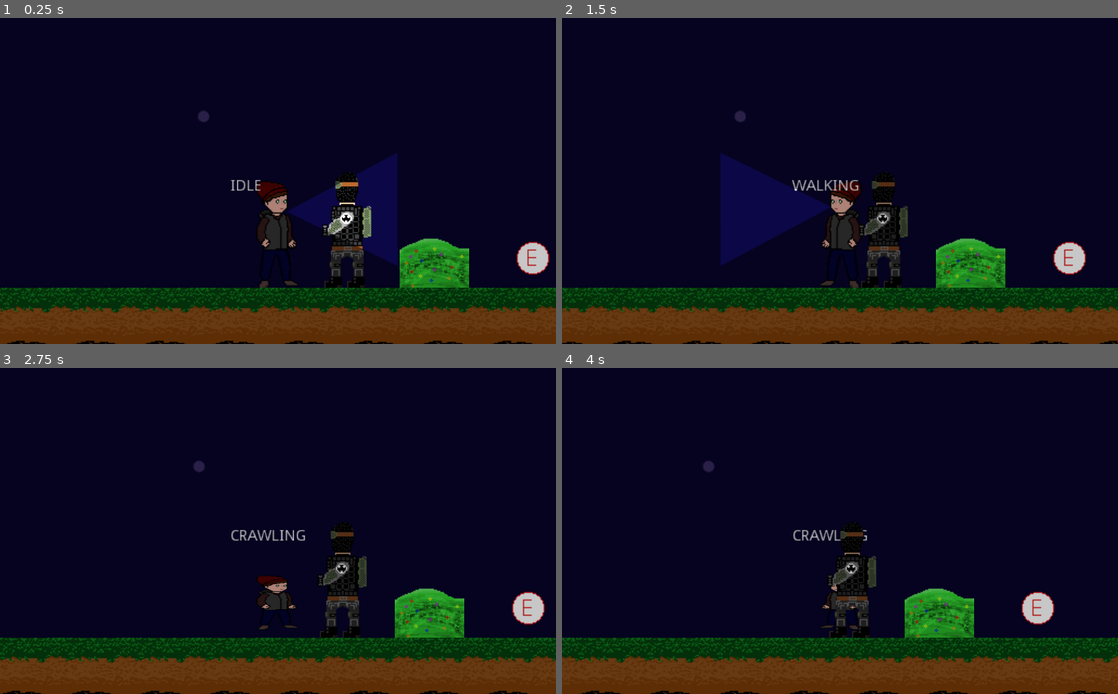
Above: before the commit, frames 1-4 (two rows, left to right).
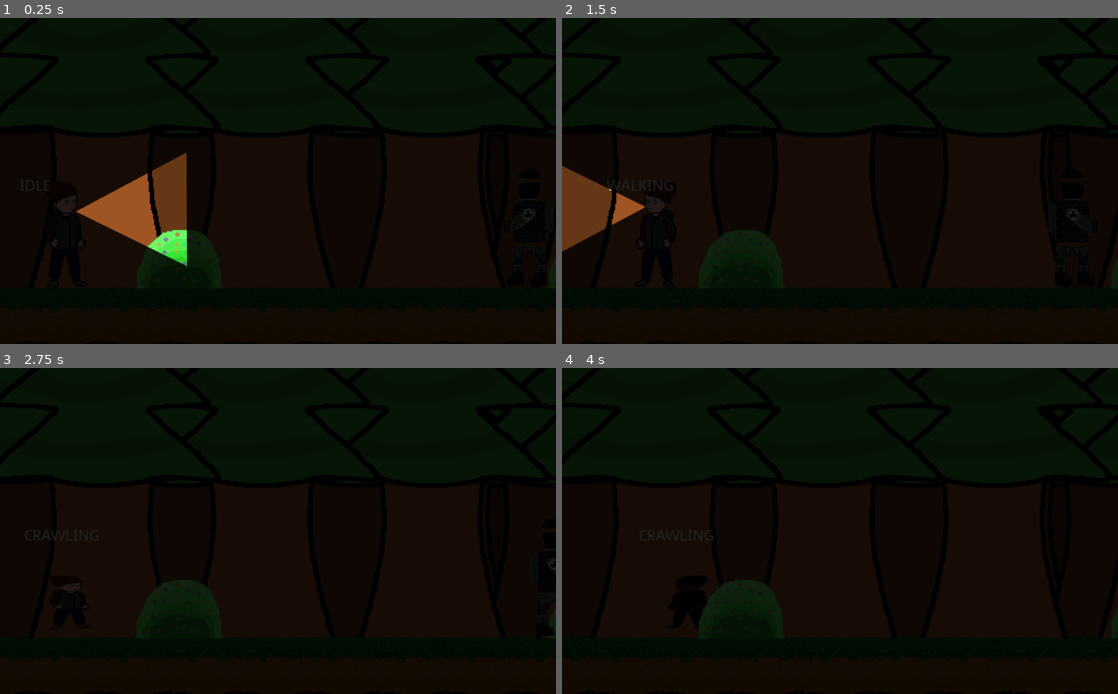
Above: after the commit, the same moments.

Repository: Cpt-Barbosa/Projet-S4-IUT-DIJON
Game: Godot game, scene res://scenes/Zone_2_Entree.tscn
The game is run twice, just before and just after one commit, with the same random seed, the same clock (stepped at 60 frames per second) and the same inputs.
Inputs:
- Up to frame 1 (0.25 s): no input
- Up to frame 2 (1.5 s): tap Enter at 0.5 s; hold D (move_right) 0.53-1.28 s; hold Shift (crouch) 0.53-1.28 s; hold Q (move_left) from 1.28 s (still down); tap Shift (crouch) at 1.35 s
- Up to frame 3 (2.75 s): release Q (move_left) at 2.03 s; hold D (move_right) from 2.03 s (still down); hold Shift (crouch) from 2.03 s (still down); tap F (flashlight) at 2.1 s
- Up to frame 4 (4 s): release Shift (crouch) at 2.78 s; tap E (interact) at 2.85 s; tap Shift (crouch) at 3.05 s; release D (move_right) at 3.53 s; hold Q (move_left) from 3.53 s (still down); hold Shift (crouch) from 3.53 s (still down)

The runs differ from the first frame. In frame 1, 97% of the frame differs, in the area x 0-100%, y 0-100%; in frame 2, 97%; in frame 3, 97%; in frame 4, 98%.

Commit message:
Ajout garde
Mouvement du garde, vision, tuage de joueur

Diff:
--- a/project.godot
+++ b/project.godot
@@ -26,7 +26,7 @@
 
 [application]
 
-config/name="Placeholder"
+config/name="MAIN PROJECT"
 run/main_scene="res://scenes/Zone_2_Entree.tscn"
 config/icon="res://icon.png"
 
@@ -64,6 +64,12 @@
  ]
 }
 
+[layer_names]
+
+2d_physics/layer_1="Joueur"
+2d_physics/layer_2="Environment"
+2d_physics/layer_3="Garde"
+
 [physics]
 
 common/enable_pause_aware_picking=true
--- /dev/null
+++ b/scenes/Cachette.tscn
@@ -0,0 +1,17 @@
+[gd_scene load_steps=3 format=2]
+
+[ext_resource path="res://sprites/Niveau/Buisson2.png" type="Texture" id=1]
+
+[sub_resource type="CircleShape2D" id=4]
+radius = 40.05
+
+[node name="Cachette" type="Area2D"]
+position = Vector2( 155, 543 )
+
+[node name="CollisionShape2D" type="CollisionShape2D" parent="."]
+shape = SubResource( 4 )
+
+[node name="Sprite" type="Sprite" parent="."]
+position = Vector2( -2, -5.49999 )
+scale = Vector2( 1.3125, 1.17187 )
+texture = ExtResource( 1 )
--- /dev/null
+++ b/scenes/Garde.tscn
@@ -0,0 +1,33 @@
+[gd_scene load_steps=5 format=2]
+
+[ext_resource path="res://sprites/Garde/Garde_imo.png" type="Texture" id=1]
+[ext_resource path="res://scripts/Garde.gd" type="Script" id=2]
+[ext_resource path="res://scripts/GardeStateMachine.gd" type="Script" id=3]
+
+[sub_resource type="CapsuleShape2D" id=1]
+radius = 19.0
+height = 72.0
+
+[node name="Garde" type="KinematicBody2D"]
+collision_layer = 4
+collision_mask = 2
+script = ExtResource( 2 )
+
+[node name="GardeStateMachine" type="Node" parent="."]
+script = ExtResource( 3 )
+
+[node name="CollisionShape2D" type="CollisionShape2D" parent="."]
+shape = SubResource( 1 )
+
+[node name="Sprite" type="Sprite" parent="."]
+texture = ExtResource( 1 )
+
+[node name="Sight" type="Area2D" parent="."]
+
+[node name="CollisionPolygon2D" type="CollisionPolygon2D" parent="Sight"]
+position = Vector2( -13, -26 )
+scale = Vector2( 1.25231, 1.1309 )
+polygon = PoolVector2Array( 23.1571, 13.2638, -190.049, 70.7401, -190.847, -36.2544 )
+
+[connection signal="body_entered" from="Sight" to="." method="_on_Sight_body_entered"]
+[connection signal="body_exited" from="Sight" to="." method="_on_Sight_body_exited"]
--- a/scenes/Player.tscn
+++ b/scenes/Player.tscn
@@ -16,6 +16,7 @@
 height = 34.0
 
 [node name="Joueur" type="KinematicBody2D"]
+collision_mask = 2
 script = ExtResource( 2 )
 
 [node name="bacground test" type="Sprite" parent="."]
--- a/scenes/Zone_1_Dehors.tscn
+++ b/scenes/Zone_1_Dehors.tscn
@@ -1,10 +1,41 @@
-[gd_scene load_steps=11 format=2]
+[gd_scene load_steps=14 format=2]
 
 [ext_resource path="res://sprites/Niveau/Caisse1.png" type="Texture" id=1]
 [ext_resource path="res://scenes/Player.tscn" type="PackedScene" id=3]
 [ext_resource path="res://scenes/interractioncaisse.tscn" type="PackedScene" id=4]
 [ext_resource path="res://sprites/Niveau/sol0.png" type="Texture" id=5]
-[ext_resource path="res://sprites/Niveau/Arbre_1.png" type="Texture" id=6]
+[ext_resource path="res://sprites/Niveau/grillage.png" type="Texture" id=6]
+[ext_resource path="res://sprites/Niveau/grillage_coupe.png" type="Texture" id=7]
+
+[sub_resource type="TileSet" id=8]
+0/name = "grillage.png 0"
+0/texture = ExtResource( 6 )
+0/tex_offset = Vector2( 0, 0 )
+0/modulate = Color( 1, 1, 1, 1 )
+0/region = Rect2( 0, 0, 64, 64 )
+0/tile_mode = 0
+0/occluder_offset = Vector2( 0, 0 )
+0/navigation_offset = Vector2( 0, 0 )
+0/shape_offset = Vector2( 0, 0 )
+0/shape_transform = Transform2D( 1, 0, 0, 1, 0, 0 )
+0/shape_one_way = false
+0/shape_one_way_margin = 0.0
+0/shapes = [  ]
+0/z_index = 0
+1/name = "grillage_coupe.png 1"
+1/texture = ExtResource( 7 )
+1/tex_offset = Vector2( 0, 0 )
+1/modulate = Color( 1, 1, 1, 1 )
+1/region = Rect2( 0, 0, 64, 64 )
+1/tile_mode = 0
+1/occluder_offset = Vector2( 0, 0 )
+1/navigation_offset = Vector2( 0, 0 )
+1/shape_offset = Vector2( 0, 0 )
+1/shape_transform = Transform2D( 1, 0, 0, 1, 0, 0 )
+1/shape_one_way = false
+1/shape_one_way_margin = 0.0
+1/shapes = [  ]
+1/z_index = 0
 
 [sub_resource type="Animation" id=8]
 length = 0.001
@@ -79,29 +110,10 @@
 
 [node name="tuto_caisse" type="Node2D"]
 
-[node name="Sprite" type="Sprite" parent="."]
-position = Vector2( 448, 443 )
-texture = ExtResource( 6 )
-
-[node name="Sprite2" type="Sprite" parent="."]
-position = Vector2( 310, 443 )
-texture = ExtResource( 6 )
-
-[node name="Sprite3" type="Sprite" parent="."]
-position = Vector2( 886, 440 )
-texture = ExtResource( 6 )
-
-[node name="Sprite4" type="Sprite" parent="."]
-position = Vector2( 586, 449 )
-texture = ExtResource( 6 )
-
-[node name="Sprite5" type="Sprite" parent="."]
-position = Vector2( 183, 441 )
-texture = ExtResource( 6 )
-
-[node name="Sprite6" type="Sprite" parent="."]
-position = Vector2( 738, 446 )
-texture = ExtResource( 6 )
+[node name="TileMap" type="TileMap" parent="."]
+tile_set = SubResource( 8 )
+format = 1
+tile_data = PoolIntArray( 458752, 0, 0, 458753, 0, 0, 458754, 0, 0, 458755, 0, 0, 458756, 0, 0, 458757, 0, 0, 458758, 0, 0, 458759, 0, 0, 458760, 0, 0, 458761, 0, 0, 458762, 0, 0, 524288, 0, 0, 524289, 0, 0, 524290, 0, 0, 524291, 0, 0, 524292, 1, 0, 524293, 0, 0, 524294, 0, 0, 524295, 0, 0, 524296, 0, 0, 524297, 0, 0, 524298, 0, 0 )
 
 [node name="interractioncaisse" parent="." instance=ExtResource( 4 )]
 position = Vector2( 307, 550 )
--- a/scenes/Zone_2_Entree.tscn
+++ b/scenes/Zone_2_Entree.tscn
@@ -1,28 +1,12 @@
-[gd_scene load_steps=20 format=2]
+[gd_scene load_steps=16 format=2]
 
 [ext_resource path="res://sprites/Niveau/sol0.png" type="Texture" id=1]
-[ext_resource path="res://sprites/Niveau/fond-etoiles.png" type="Texture" id=2]
+[ext_resource path="res://scenes/Garde.tscn" type="PackedScene" id=2]
 [ext_resource path="res://sprites/Niveau/Lampadaire.png" type="Texture" id=3]
-[ext_resource path="res://sprites/Niveau/Buisson2.png" type="Texture" id=4]
-[ext_resource path="res://sprites/sprite_garde.png" type="Texture" id=5]
-[ext_resource path="res://sprites/Niveau/fond-couleur.png" type="Texture" id=6]
+[ext_resource path="res://scenes/Cachette.tscn" type="PackedScene" id=4]
+[ext_resource path="res://sprites/Niveau/fondtest.png" type="Texture" id=5]
 [ext_resource path="res://scenes/Player.tscn" type="PackedScene" id=7]
-[ext_resource path="res://scenes/ObjetTest.tscn" type="PackedScene" id=8]
 [ext_resource path="res://scenes/ObjetPorte.tscn" type="PackedScene" id=9]
-[ext_resource path="res://scripts/TestGarde.gd" type="Script" id=10]
-
-[sub_resource type="RectangleShape2D" id=2]
-extents = Vector2( 506.75, 10 )
-
-[sub_resource type="RectangleShape2D" id=3]
-extents = Vector2( 107.5, 10 )
-
-[sub_resource type="CapsuleShape2D" id=5]
-radius = 21.0
-height = 66.0
-
-[sub_resource type="CircleShape2D" id=4]
-radius = 40.05
 
 [sub_resource type="ConvexPolygonShape2D" id=6]
 points = PoolVector2Array( 0, 0, 64, 0, 64, 64, 0, 64 )
@@ -50,6 +34,15 @@
 } ]
 0/z_index = 0
 
+[sub_resource type="RectangleShape2D" id=11]
+extents = Vector2( 10, 305 )
+
+[sub_resource type="RectangleShape2D" id=2]
+extents = Vector2( 305, 10 )
+
+[sub_resource type="RectangleShape2D" id=3]
+extents = Vector2( 107.5, 10 )
+
 [sub_resource type="AtlasTexture" id=8]
 flags = 4
 atlas = ExtResource( 3 )
@@ -70,71 +63,69 @@
 
 [node name="Level" type="Node2D"]
 
-[node name="background" type="Sprite" parent="."]
-position = Vector2( 513, 313.5 )
-scale = Vector2( 1.31, 1.095 )
-texture = ExtResource( 6 )
+[node name="Fondtest" type="Sprite" parent="."]
+position = Vector2( 469, 130 )
+texture = ExtResource( 5 )
 
 [node name="Ambience" type="CanvasModulate" parent="."]
 z_index = -1
-color = Color( 0.784314, 0.784314, 0.784314, 1 )
+color = Color( 0.156863, 0.156863, 0.156863, 1 )
 
-[node name="ObjetTest" parent="." instance=ExtResource( 8 )]
-position = Vector2( 562, 549 )
+[node name="sol" type="TileMap" parent="."]
+tile_set = SubResource( 7 )
+collision_layer = 2
+collision_mask = 0
+format = 1
+tile_data = PoolIntArray( 655355, 0, 0, 655356, 0, 0, 655357, 0, 0, 655358, 0, 0, 655359, 0, 0, 589824, 0, 0, 589825, 0, 0, 589826, 0, 0, 589827, 0, 0, 589828, 0, 0, 589829, 0, 0, 589830, 0, 0, 589831, 0, 0, 589832, 0, 0, 589833, 0, 0, 589834, 0, 0, 589835, 0, 0, 589836, 0, 0, 589837, 0, 0, 589838, 0, 0, 589839, 0, 0, 589840, 0, 0, 589841, 0, 0, 589842, 0, 0, 589843, 0, 0, 589844, 0, 0, 589845, 0, 0, 589846, 0, 0, 589847, 0, 0, 589848, 0, 0, 589849, 0, 0, 589850, 0, 0, 589851, 0, 0, 589852, 0, 0, 589853, 0, 0, 589854, 0, 0, 589855, 0, 0, 589856, 0, 0, 589857, 0, 0, 589858, 0, 0, 589859, 0, 0, 589860, 0, 0, 589861, 0, 0, 589862, 0, 0, 589863, 0, 0, 589864, 0, 0, 589865, 0, 0, 589866, 0, 0, 589867, 0, 0, 589868, 0, 0, 589869, 0, 0, 589870, 0, 0, 589871, 0, 0, 589872, 0, 0, 589873, 0, 0 )
 
-[node name="ObjetPorte" parent="." instance=ExtResource( 9 )]
-position = Vector2( 839, 549 )
+[node name="LeftWall" type="StaticBody2D" parent="."]
+
+[node name="CollisionShape2D" type="CollisionShape2D" parent="LeftWall"]
+position = Vector2( 0, 295 )
+shape = SubResource( 11 )
 
 [node name="Wall" type="StaticBody2D" parent="."]
+position = Vector2( 1800, 183 )
+collision_layer = 2
+collision_mask = 0
 
 [node name="CollisionShape2D" type="CollisionShape2D" parent="Wall"]
-position = Vector2( 865, 1.25002 )
+position = Vector2( 1.50002, 1.00001 )
 rotation = 1.5708
 shape = SubResource( 2 )
 
 [node name="Porte" type="StaticBody2D" parent="."]
-position = Vector2( 868, 472 )
+position = Vector2( 1803, 485 )
 rotation = 1.5938
+collision_layer = 2
+collision_mask = 0
 
 [node name="CollisionShape2D" type="CollisionShape2D" parent="Porte"]
 position = Vector2( -1, 0 )
 shape = SubResource( 3 )
 
+[node name="ObjetPorte" parent="." instance=ExtResource( 9 )]
+position = Vector2( 1770, 556 )
+
 [node name="Joueur" parent="." instance=ExtResource( 7 )]
-position = Vector2( 327, 531 )
+position = Vector2( 62, 531 )
 run_speed = 100
 crawl_speed = 50
 g = 98
 
-[node name="GardeEx" type="KinematicBody2D" parent="."]
-position = Vector2( 386, 514 )
-script = ExtResource( 10 )
+[node name="Cachette" parent="." instance=ExtResource( 4 )]
+position = Vector2( 166, 545 )
 
-[node name="CollisionShape2D" type="CollisionShape2D" parent="GardeEx"]
-position = Vector2( 3, 12 )
-shape = SubResource( 5 )
-disabled = true
+[node name="Cachette2" parent="." instance=ExtResource( 4 )]
+position = Vector2( 546, 545 )
 
-[node name="Sprite" type="Sprite" parent="GardeEx"]
-texture = ExtResource( 5 )
+[node name="Cachette3" parent="." instance=ExtResource( 4 )]
+position = Vector2( 903, 545 )
 
-[node name="BuissonEx" type="Area2D" parent="."]
-position = Vector2( 471, 549 )
-
-[node name="CollisionShape2D" type="CollisionShape2D" parent="BuissonEx"]
-shape = SubResource( 4 )
-
-[node name="Sprite" type="Sprite" parent="BuissonEx"]
-texture = ExtResource( 4 )
-
-[node name="etoile" type="Sprite" parent="."]
-position = Vector2( 259, 419 )
-texture = ExtResource( 2 )
-
-[node name="sol" type="TileMap" parent="."]
-tile_set = SubResource( 7 )
-format = 1
-tile_data = PoolIntArray( 589824, 0, 0, 589825, 0, 0, 589826, 0, 0, 589827, 0, 0, 589828, 0, 0, 589829, 0, 0, 589830, 0, 0, 589831, 0, 0, 589832, 0, 0, 589833, 0, 0, 589834, 0, 0, 589835, 0, 0, 589836, 0, 0, 589837, 0, 0, 589838, 0, 0, 589839, 0, 0 )
+[node name="Garde" parent="." instance=ExtResource( 2 )]
+position = Vector2( 495, 520 )
+min_x = 459
+max_x = 712
 
 [node name="Lampadaire" type="AnimatedSprite" parent="."]
 position = Vector2( 712, 448 )
@@ -142,5 +133,9 @@
 speed_scale = 0.2
 playing = true
 
-[connection signal="body_entered" from="BuissonEx" to="Joueur" method="can_hide"]
-[connection signal="body_exited" from="BuissonEx" to="Joueur" method="cannot_hide"]
+[connection signal="body_entered" from="Cachette" to="Joueur" method="can_hide"]
+[connection signal="body_exited" from="Cachette" to="Joueur" method="cannot_hide"]
+[connection signal="body_entered" from="Cachette2" to="Joueur" method="can_hide"]
+[connection signal="body_exited" from="Cachette2" to="Joueur" method="cannot_hide"]
+[connection signal="body_entered" from="Cachette3" to="Joueur" method="can_hide"]
+[connection signal="body_exited" from="Cachette3" to="Joueur" method="cannot_hide"]
--- /dev/null
+++ b/scripts/Garde.gd
@@ -0,0 +1,48 @@
+extends KinematicBody2D
+
+onready var player = get_parent().get_node("Joueur")
+
+var velocity = Vector2.ZERO
+var speed = 32
+
+#si le joueur est dans la zone de vision du garde
+var in_range=false
+#
+var see_player=false
+#si le garde bouge vers la gauche
+var is_moving_left=true
+
+#compteur pour le nombre de tour que fait le garde
+var i = 0
+#position minimale du garde en x il change de sens après avoir atteint cette position
+export var min_x=0
+#même chose mais max
+export var max_x=100
+#nombre max de tour que fait le garde avant de se stopper
+export var max_tour=2
+#temps que le garde reste sans bouger (TO-DO)
+export var stop_time=2
+
+func apply_movement():
+	velocity.x=-speed if is_moving_left else speed
+	velocity=move_and_slide(velocity, Vector2.UP)
+
+func is_seeing():
+	if !player.hidden && in_range:
+		see_player=true
+	else:
+		see_player=false
+
+func detect_turn():
+	if position.x <=min_x || position.x >=max_x:
+		scale.x=-scale.x
+		is_moving_left= !is_moving_left
+		i+=1
+
+func _on_Sight_body_entered(body):
+	if body == player:
+		in_range=true
+
+func _on_Sight_body_exited(body):
+	if body == player:
+		in_range=false
--- /dev/null
+++ b/scripts/GardeStateMachine.gd
@@ -0,0 +1,67 @@
+extends StateMachine
+
+var timer
+# Called when the node enters the scene tree for the first time.
+func _ready():
+	add_state("idle")
+	add_state("walking")
+	add_state("spotting")
+	call_deferred("set_state",states.walking)
+
+#fonction qui gère ce que fait l'état à chaque tic
+#par exemple un état saut change la vélocité en y et appelle move_and_slide
+func state_logic(delta):
+	#ici parent est le garde
+	#si le garde est entrain de marcher ou ne bouge pas il regarde s'il voit le joueur
+	if[states.idle, states.walking,states.spotting].has(state):
+		parent.is_seeing()
+	if[states.walking].has(state):
+		parent.detect_turn()
+		parent.apply_movement()
+
+func get_transition(delta):
+	match state:
+		states.idle:
+			if parent.see_player:
+				return states.spotting
+		states.walking:
+			if parent.see_player:
+				return states.spotting
+			elif parent.i>parent.max_tour:
+				parent.i=0
+				return states.idle
+		states.spotting:
+			if !parent.see_player:
+				return states.walking
+
+func enter_state(new_state, old_state):
+	match new_state:
+		states.idle:
+			timer = Timer.new()
+			timer.connect("timeout",self,"after_idle")
+			#timeout is what says in docs, in signals
+			#self is who respond to the callback
+			#_on_timer_timeout is the callback, can have any name
+			add_child(timer) #to process
+			timer.start(parent.stop_time) #to start
+		states.walking:
+			print("guard walking")
+		states.spotting:
+			print("guard spotting")
+			timer = Timer.new()
+			timer.connect("timeout",self,"spotting_player")
+			#timeout is what says in docs, in signals
+			#self is who respond to the callback
+			#_on_timer_timeout is the callback, can have any name
+			add_child(timer) #to process
+			timer.start() #to start
+
+func spotting_player():
+	timer.stop()
+	if parent.see_player:
+		print("Vous avez été arrêté")
+		get_tree().change_scene("res://scenes/Zone_1_Dehors.tscn")
+
+func after_idle():
+	timer.stop()
+	set_state(states.walking)
Binary file removed: sprites/Buisson.png
Binary file added: sprites/Garde/Garde_imo.png
Not shown, added: sprites/Garde/Garde_imo.png.import
Binary file changed: sprites/Niveau/Buisson2.png
Binary file added: sprites/Niveau/fondtest.png
Not shown, changed: sprites/Niveau/fondtest.png.import
Binary file added: sprites/Niveau/grillage.png
Not shown, added: sprites/Niveau/grillage.png.import
Binary file added: sprites/Niveau/grillage_coupe.png
Not shown, changed: sprites/Niveau/grillage_coupe.png.import
Binary file removed: sprites/joueur-Imo.png
Binary file removed: sprites/sprite_garde.png
(and 1 more such lines)
